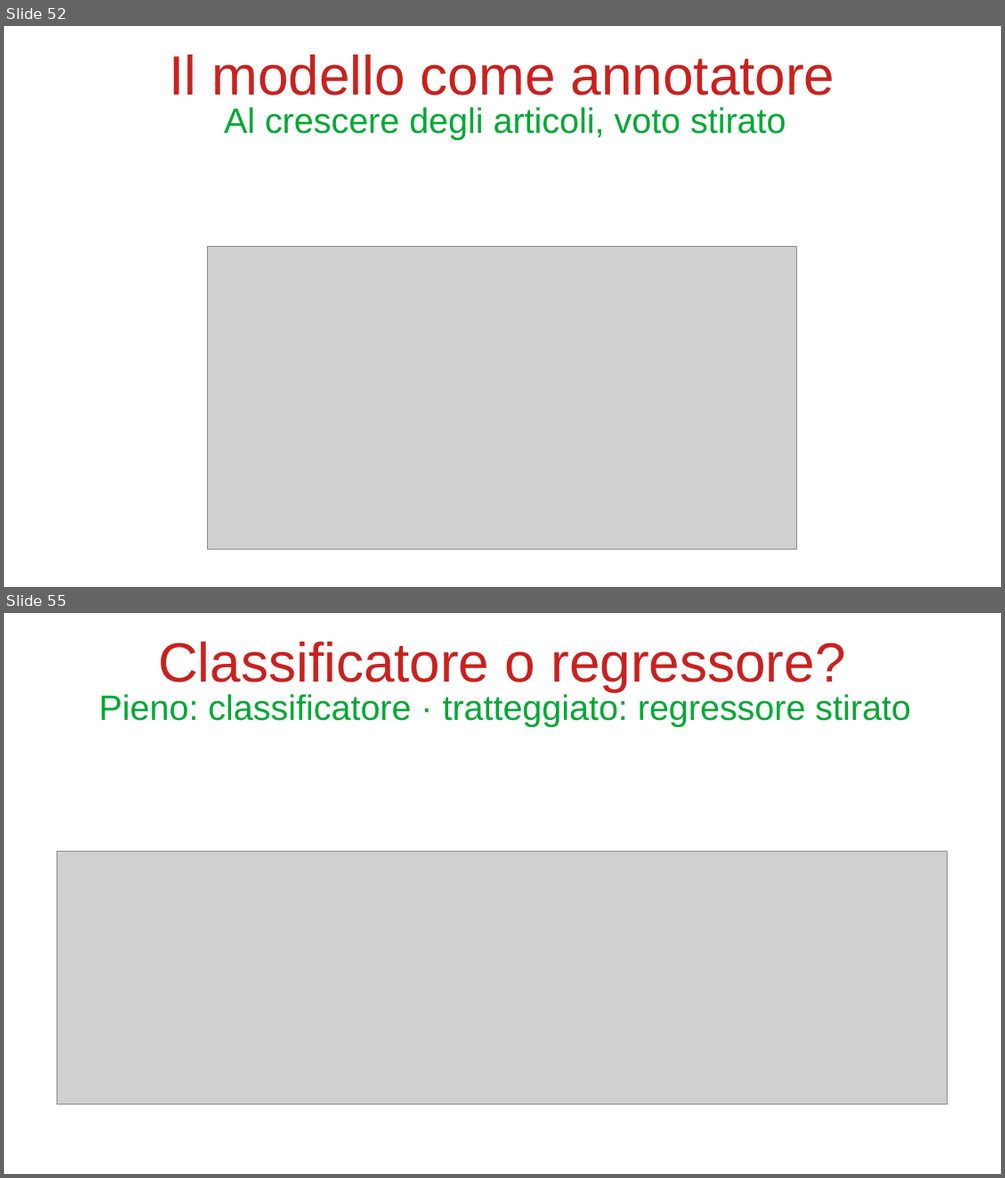
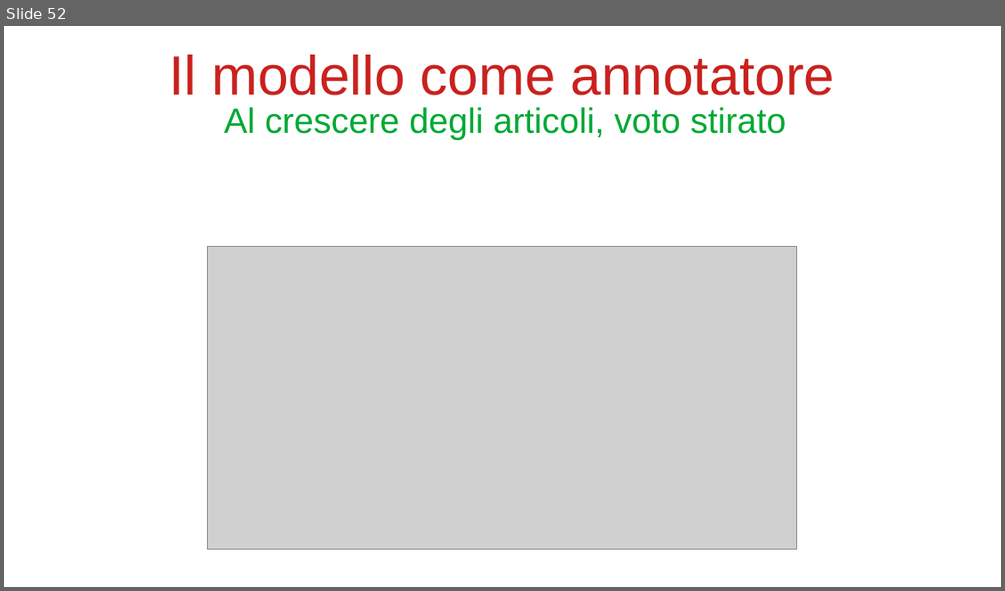
Before and after one commit to bianchi-john/PublisherClassification, a slide deck: Presentazioni/Stato finale/FinalState.odp. Shown one above the other, each under a label of ours: slides 52 and 55 before the commit, slide 52 after it; the slides between them are not shown. The pictures are 1005x1178 and 1005x591 pixels, drawn with LibreOffice and Linux fonts; fonts in the diff are those of the drawing; grey boxes stand for pictures. Boxes give left, top, right and bottom in pixels: in the first picture for what was removed or moved away, otherwise in the second. Text is boxed around its words. In the diff, an @@ line names an element or a change of style, - is before the commit and + after.

```diff
--- a/Presentazioni/Stato finale/FinalState.odp
+++ b/Presentazioni/Stato finale/FinalState.odp
@@ slide 55 removed at (x1=4, y1=613, x2=1001, y2=1174), background #FFFFFF @@
@@ title removed at (x1=158, y1=641, x2=845, y2=691) @@
-Classificatore o regressore?
@@ title removed at (x1=99, y1=692, x2=910, y2=727) @@
-Pieno: classificatore · tratteggiato: regressore stirato
@@ picture removed at (x1=57, y1=852, x2=947, y2=1105) @@
```
Also in this commit, not shown: 3 other slides removed, 4 other files.
